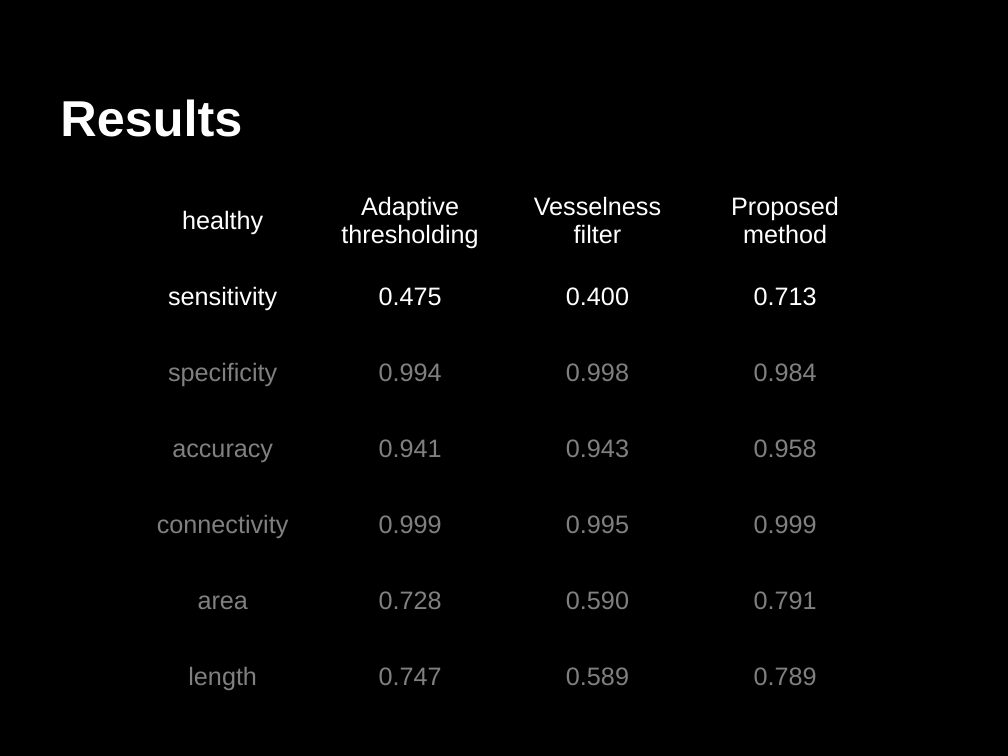
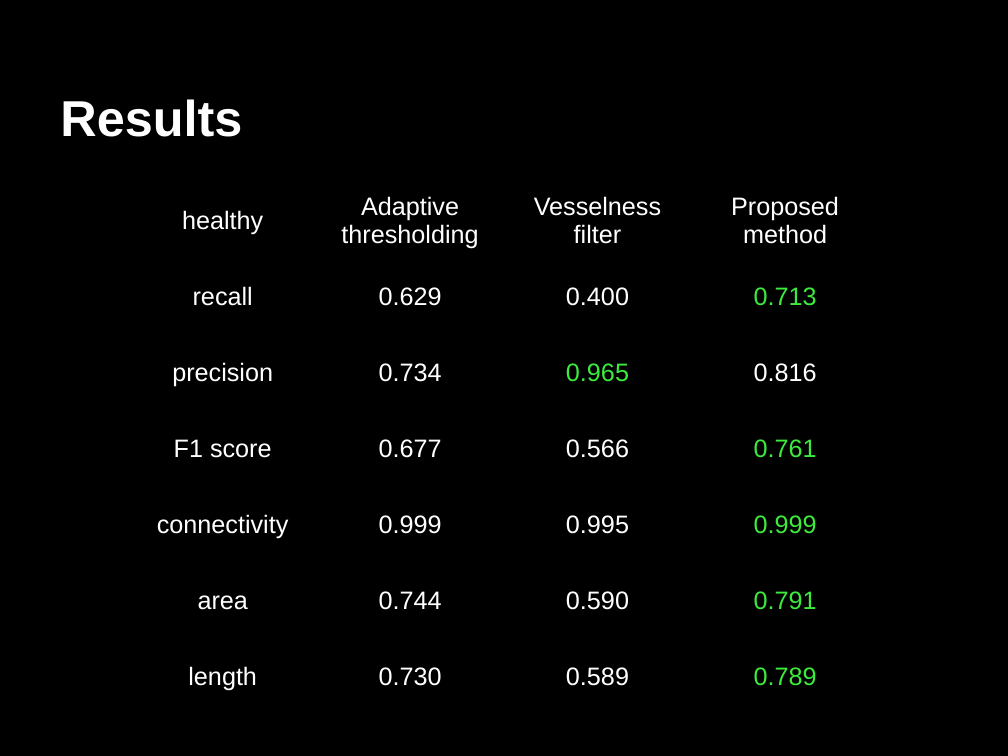
Before and after one commit to mutual-ai/vessel-segmentation-ssip2012, a slide deck: slide 14 of presentation/Vessel_presentation.odp. Drawn at 1008x756 pixels with LibreOffice and Linux fonts; fonts in the diff are those of the drawing. Boxes give left, top, right and bottom in pixels: in the first picture for what was removed or moved away, otherwise in the second. Text is boxed around its words. In the diff, an @@ line names an element or a change of style, - is before the commit and + after.

```diff
--- a/presentation/Vessel_presentation.odp
+++ b/presentation/Vessel_presentation.odp
@@ table at [129,182,879,715] @@
-row 2, column 1: sensitivity
+row 2, column 1: recall
-row 2, column 2: 0.475
+row 2, column 2: 0.629
-row 3: specificity | 0.994 | 0.998 | 0.984
+row 3: precision | 0.734 | 0.965 | 0.816
-row 4: accuracy | 0.941 | 0.943 | 0.958
+row 4: F1 score | 0.677 | 0.566 | 0.761
-row 6, column 2: 0.728
+row 6, column 2: 0.744
-row 7, column 2: 0.747
+row 7, column 2: 0.730
@@ text colour #FFFFFF to #3DEB3D in "0.713" @@
@@ text colour #808080 to #FFFFFF in "connectivity", "0.999", "0.995", "area" and 3 more places @@
@@ text colour #808080 to #3DEB3D in "0.999", "0.791", "0.789" @@
```
Also in this commit, not shown: 3 other slides changed, 5 slides removed, 19 other files.
